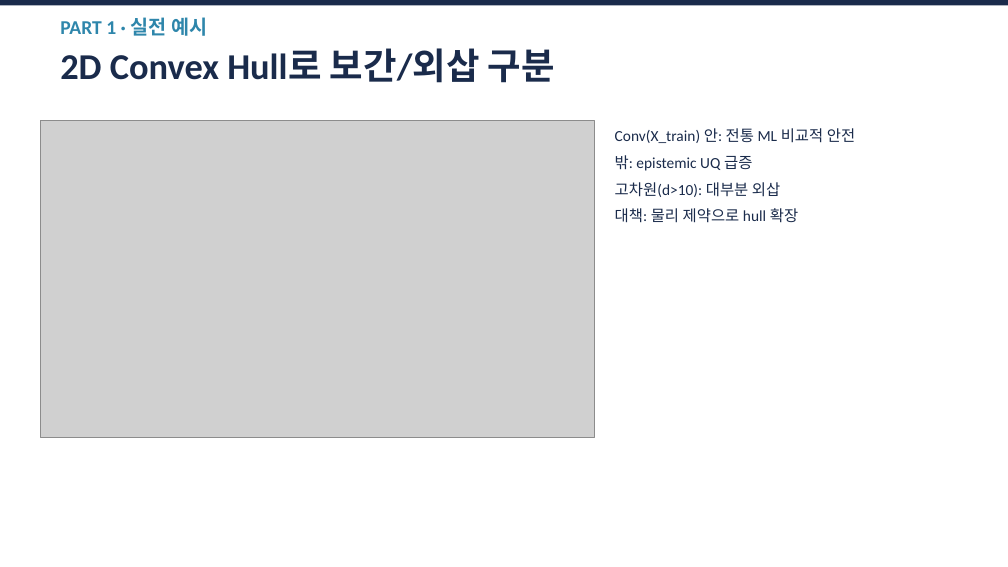
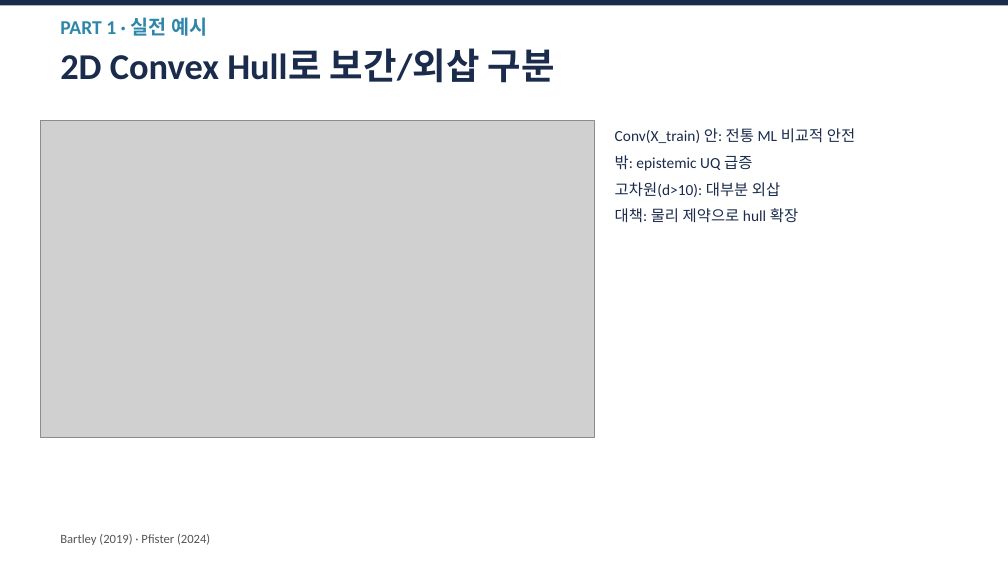
Before and after one commit to amumujs-create/literec_study, a slide deck: slide 8 of extrapolation-papers/외삽_50분_발표자료.pptx. Drawn at 1008x567 pixels with LibreOffice and Linux fonts; fonts in the diff are those of the drawing; grey boxes stand for pictures. Boxes give left, top, right and bottom in pixels: in the first picture for what was removed or moved away, otherwise in the second. Text is boxed around its words. In the diff, an @@ line names an element or a change of style, - is before the commit and + after.

```diff
--- a/extrapolation-papers/외삽_50분_발표자료.pptx
+++ b/extrapolation-papers/외삽_50분_발표자료.pptx
@@ text added at <box>60,534,210,545</box>, 9 pt, text #555555 @@
+Bartley (2019) · Pfister (2024)
```
Also in this commit, not shown: 11 other slides changed, 2 slides added, 1 slide removed, 1 other file.
